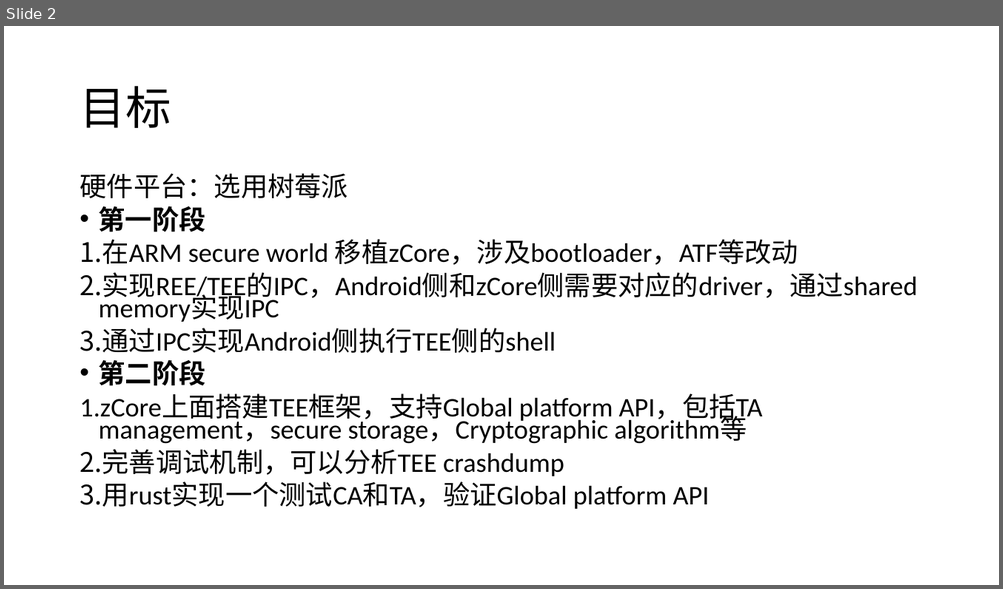
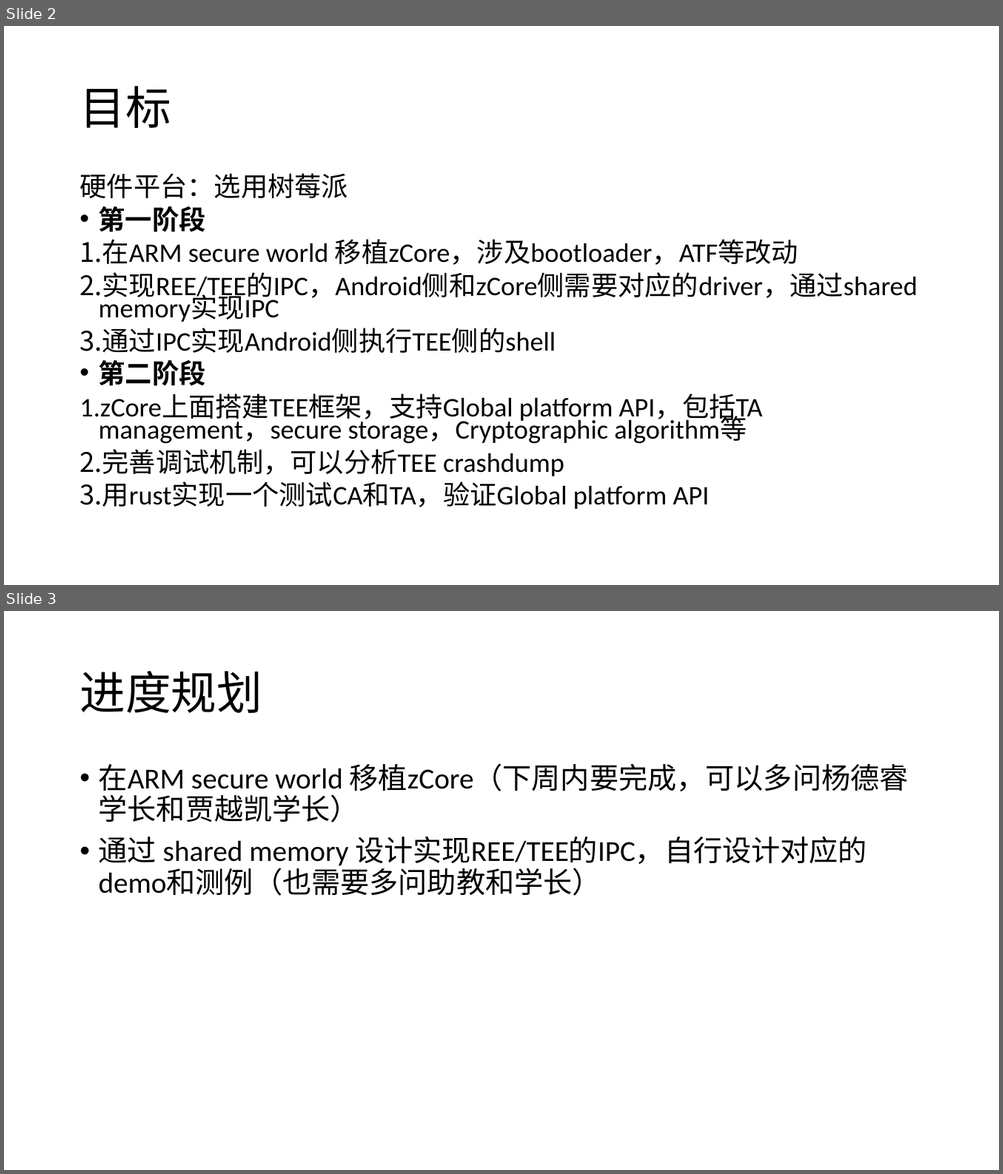
Before and after one commit to zhangsn-19/zCore, a slide deck: Proj 183 Zcore TEE-OS - 0416.pptx. Shown one above the other, each under a label of ours: slide 2 before the commit, slides 2 and 3 after it. The pictures are 1003x589 and 1003x1174 pixels, drawn with LibreOffice and Linux fonts; fonts in the diff are those of the drawing. Boxes give left, top, right and bottom in pixels: in the first picture for what was removed or moved away, otherwise in the second. Text is boxed around its words. In the diff, an @@ line names an element or a change of style, - is before the commit and + after.

Commit message:
modify doc for 0416

```diff
--- a/Proj 183 Zcore TEE-OS - 0416.pptx
+++ b/Proj 183 Zcore TEE-OS - 0416.pptx
@@ slide 3 added at (x1=4, y1=611, x2=999, y2=1170), background #FFFFFF @@
@@ title added at (x1=79, y1=671, x2=262, y2=713), 44 pt, text #000000 @@
+进度规划
@@ text added at (x1=99, y1=763, x2=908, y2=896), 28 pt, text #000000 @@
+• 在ARM secure world 移植zCore（下周内要完成，可以多问杨德睿学长和贾越凯学长）
+• 通过 shared memory 设计实现REE/TEE的IPC，自行设计对应的demo和测例（也需要多问助教和学长）
```
Also in this commit, not shown: 1 slide removed.
